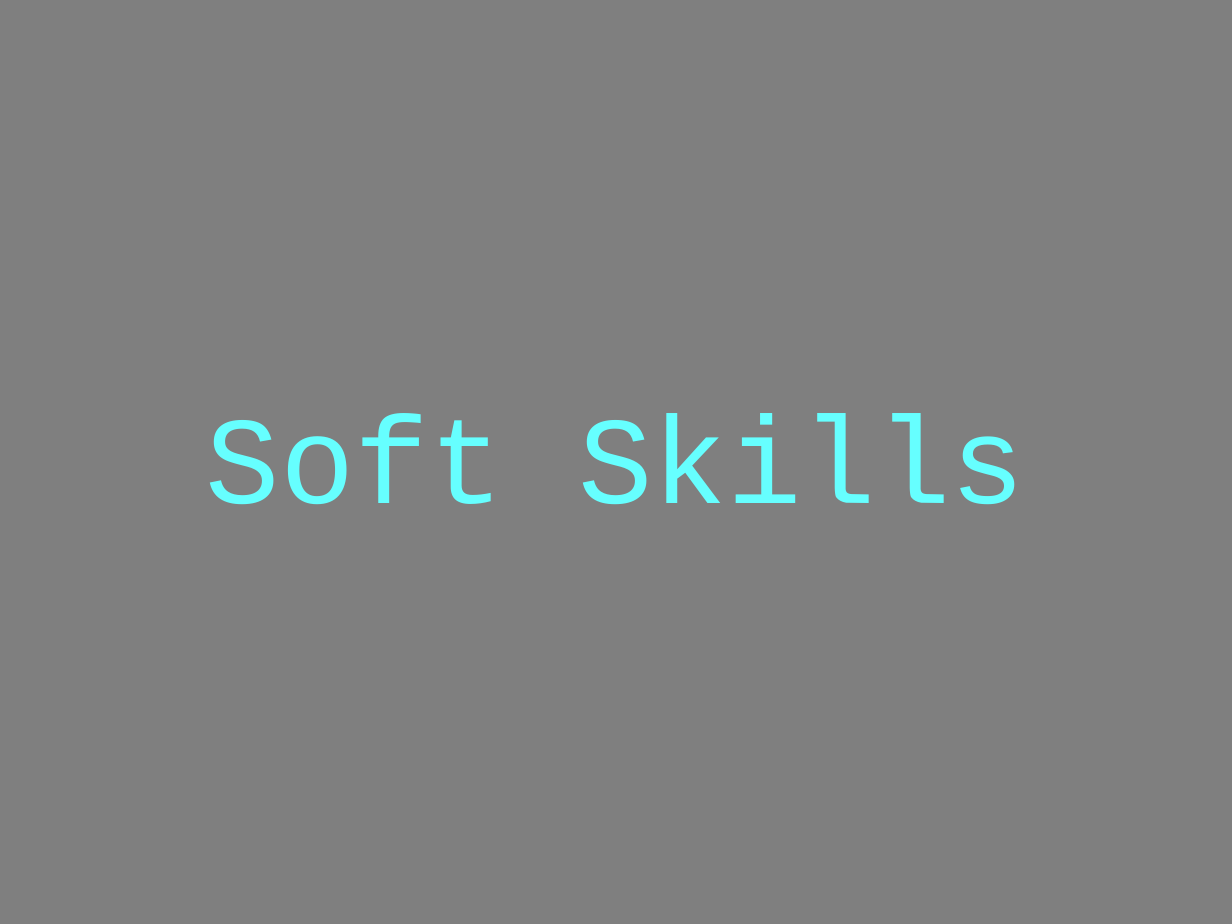
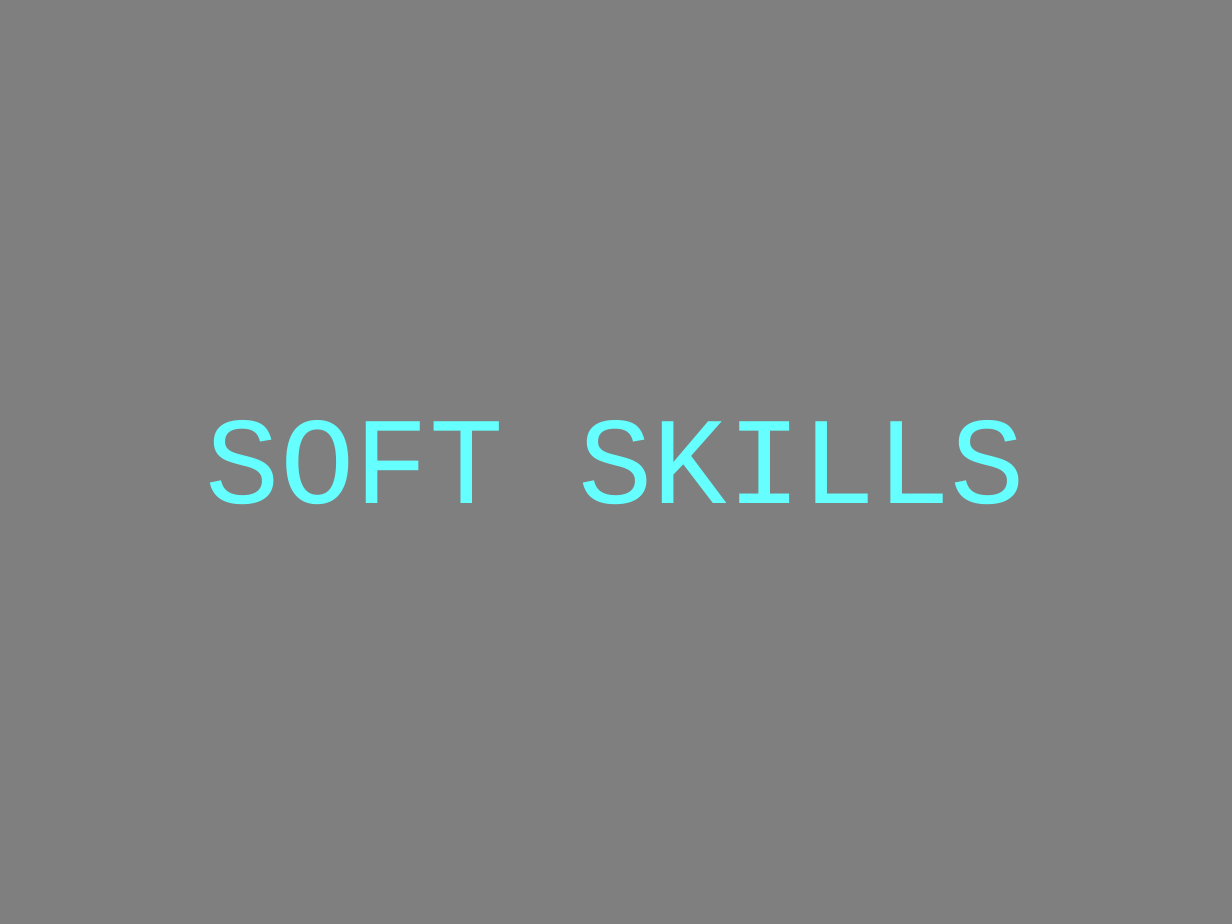
Before and after one commit to Lorensov/talks, a slide deck: slide 3 of be_water_git_flow/Be_water_slides.pptx. Drawn at 1232x924 pixels with LibreOffice and Linux fonts; fonts in the diff are those of the drawing. Boxes give left, top, right and bottom in pixels: in the first picture for what was removed or moved away, otherwise in the second. Text is boxed around its words. In the diff, an @@ line names an element or a change of style, - is before the commit and + after.

```diff
--- a/be_water_git_flow/Be_water_slides.pptx
+++ b/be_water_git_flow/Be_water_slides.pptx
@@ text at box(206, 420, 1025, 504): text changed @@
-Soft Skills
+SOFT SKILLS
```
Also in this commit, not shown: 1 other slide changed, 22 slides added, 11 slides removed, 1 other file.
